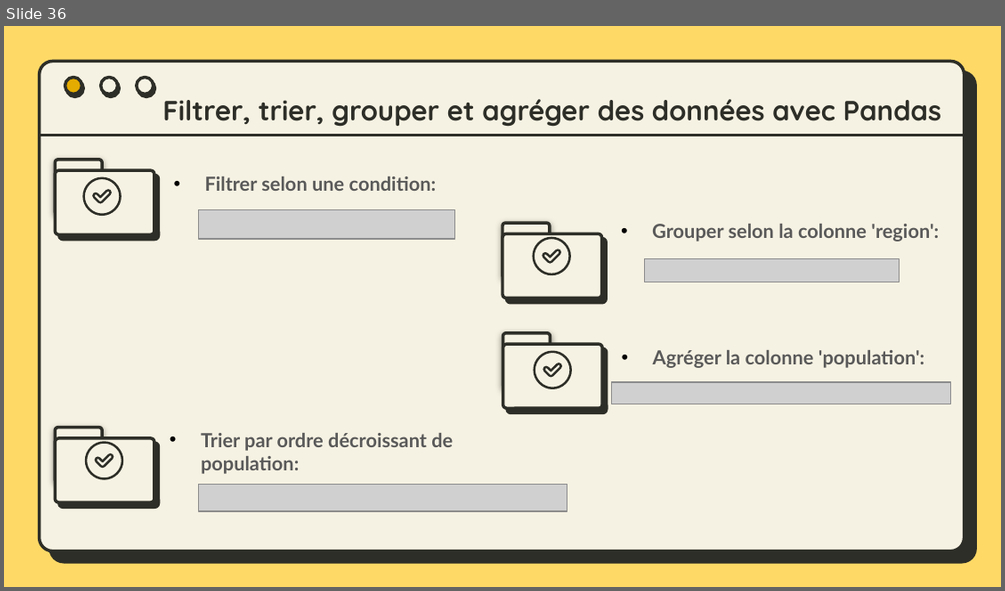
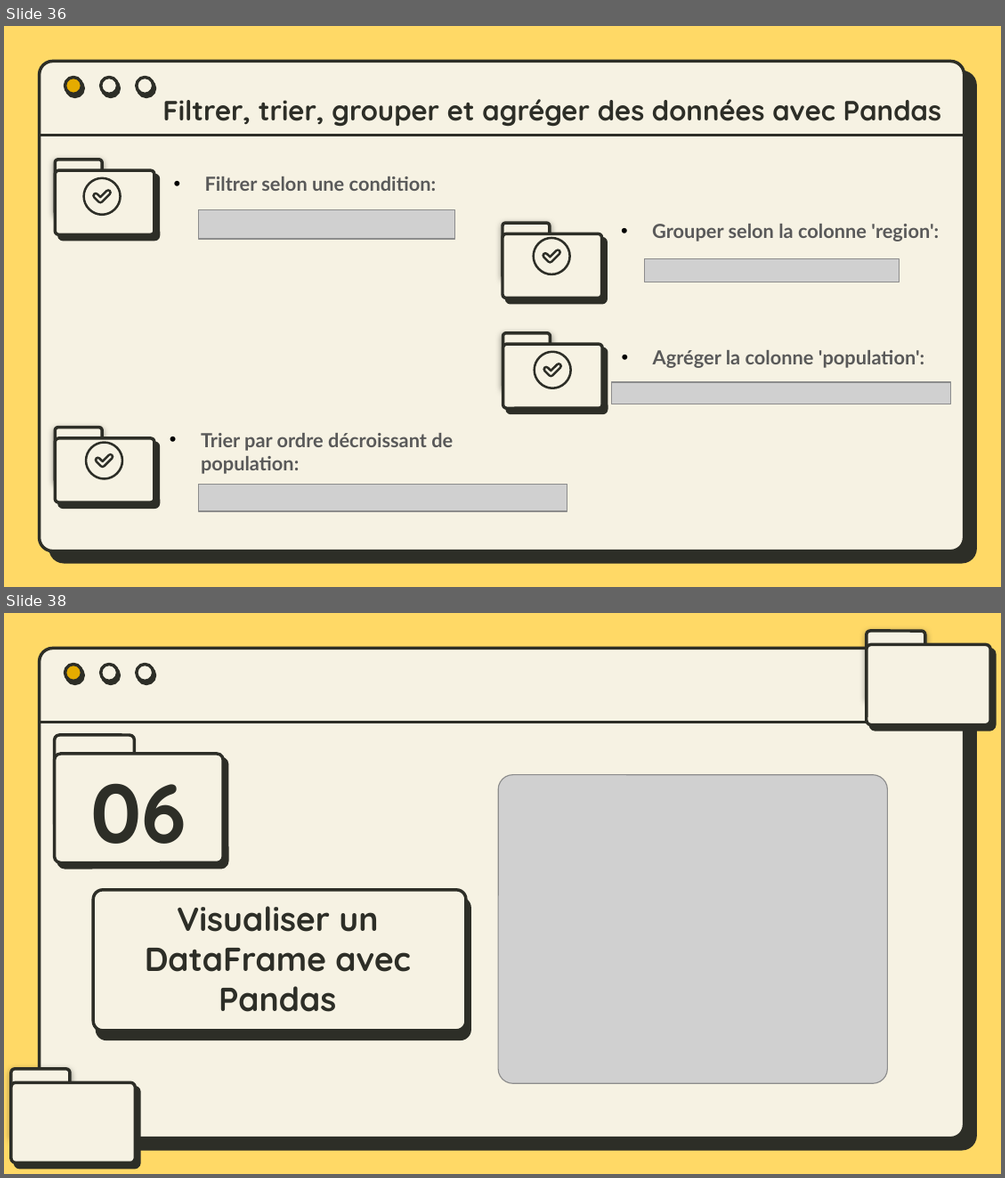
Before and after one commit to bydevmar/Master_MASD_FPO, a slide deck: SEMESTER 1/Modélisation avec Python/M- Pandas/Presentation/Pandas.pptx. Shown one above the other, each under a label of ours: slide 36 before the commit, slides 36 and 38 after it; the slides between them are not shown. The pictures are 1005x591 and 1005x1178 pixels, drawn with LibreOffice and Linux fonts; fonts in the diff are those of the drawing; grey boxes stand for pictures. Boxes give left, top, right and bottom in pixels: in the first picture for what was removed or moved away, otherwise in the second. Text is boxed around its words. In the diff, an @@ line names an element or a change of style, - is before the commit and + after.

```diff
--- a/SEMESTER 1/Modélisation avec Python/M- Pandas/Presentation/Pandas.pptx
+++ b/SEMESTER 1/Modélisation avec Python/M- Pandas/Presentation/Pandas.pptx
@@ slide 38 added at [4, 613, 1001, 1174], background #FFD966; not listed: 5 template elements that a slide beside it also shows @@
@@ rounded rectangle added at [866, 631, 925, 699], fill #F6F2E3, outline #2D2E27 2.25 pt @@
@@ rounded rectangle added at [866, 645, 990, 724], fill #F6F2E3, outline #2D2E27 2.25 pt @@
@@ rounded rectangle added at [55, 735, 135, 828], fill #F6F2E3, outline #2D2E27 2.25 pt @@
@@ rounded rectangle added at [55, 754, 223, 862], fill #F6F2E3, outline #2D2E27 2.25 pt @@
@@ title added at [90, 783, 186, 865], 60 pt, text #2D2E27, bold @@
+06
@@ picture added at [499, 774, 887, 1083] @@
@@ rounded rectangle added at [94, 890, 467, 1030], fill #F6F2E3, outline #2D2E27 2.25 pt @@
@@ title added at [145, 906, 411, 1012], 24 pt, text #2D2E27, bold @@
+Visualiser un DataFrame avec Pandas
@@ rounded rectangle added at [11, 1069, 70, 1137], fill #F6F2E3, outline #2D2E27 2.25 pt @@
@@ rounded rectangle added at [11, 1083, 135, 1162], fill #F6F2E3, outline #2D2E27 2.25 pt @@
```
Also in this commit, not shown: 1 slide changed, 11 other slides added, 1 other file.
